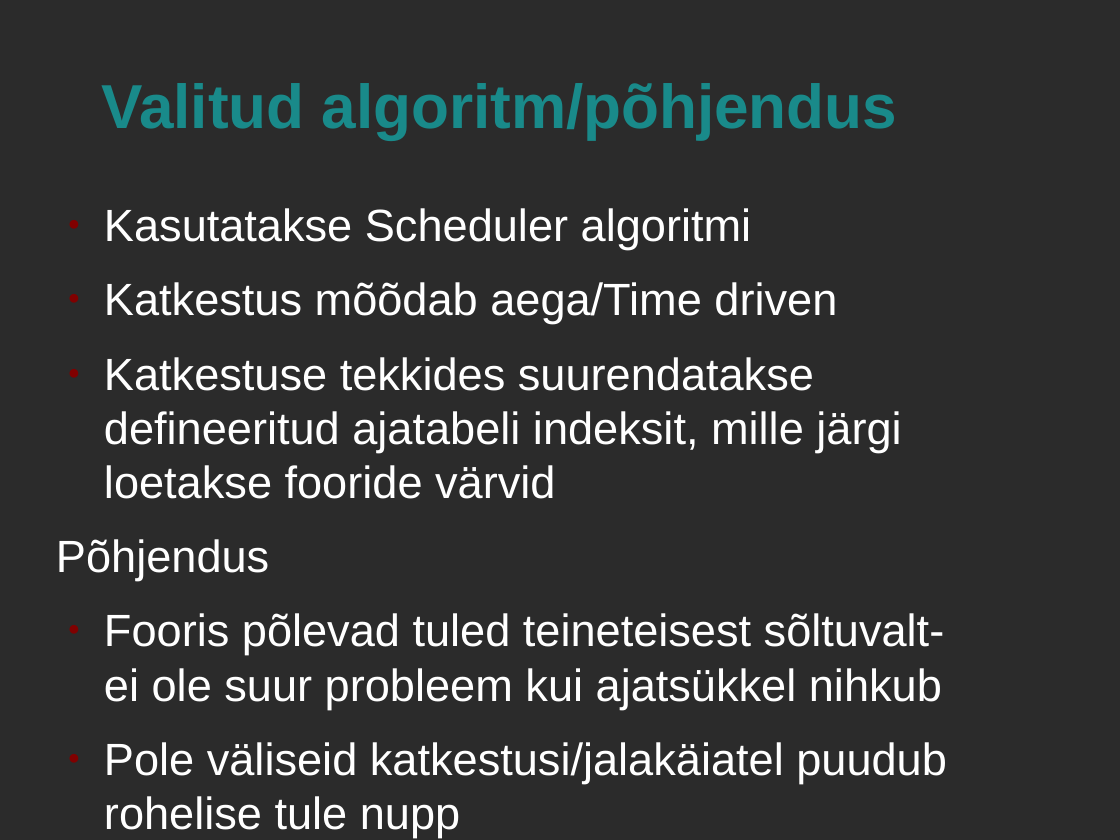
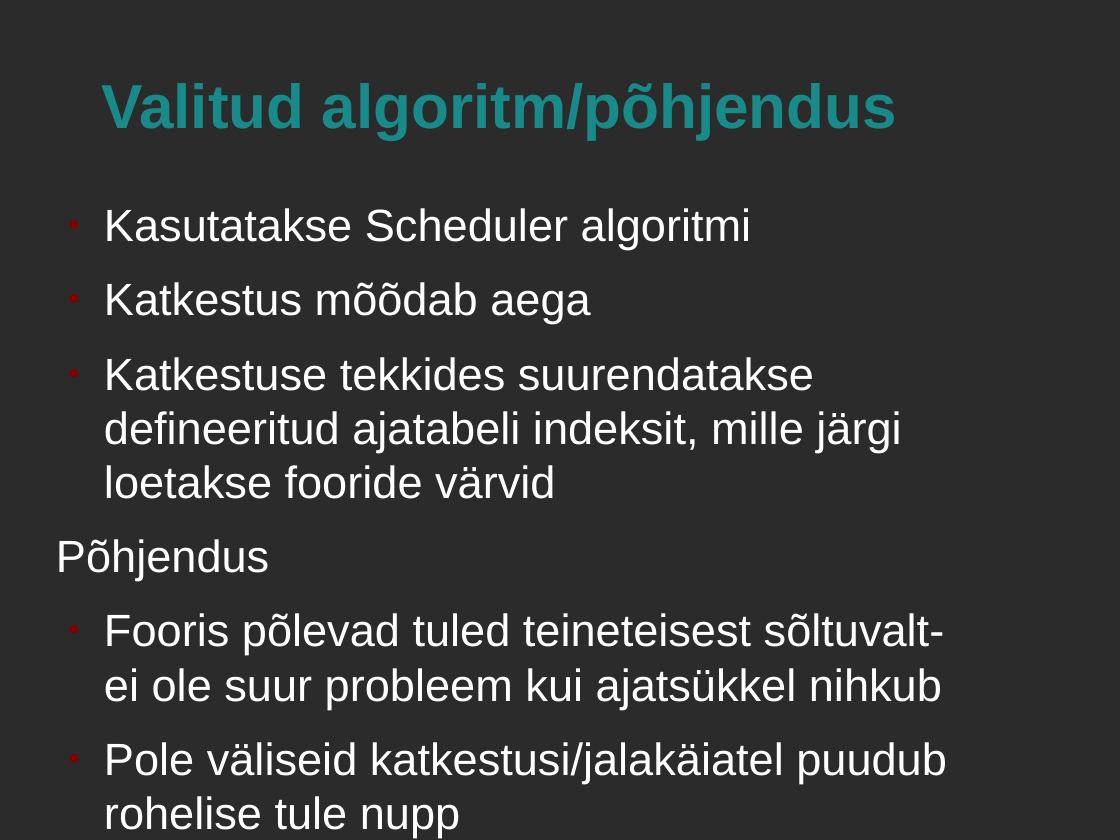
Before and after one commit to andresmets/riistvara, a slide deck: slide 7 of valgusfoor/presentatsioon.odp (slide 8 before the commit). Drawn at 1120x840 pixels with LibreOffice and Linux fonts; fonts in the diff are those of the drawing; background and template pictures are left out; a plain dark background stands for a picture behind light text. Boxes give left, top, right and bottom in pixels: in the first picture for what was removed or moved away, otherwise in the second. Text is boxed around its words. In the diff, an @@ line names an element or a change of style, - is before the commit and + after.

```diff
--- a/valgusfoor/presentatsioon.odp
+++ b/valgusfoor/presentatsioon.odp
@@ text at box(104, 282, 590, 324): text changed @@
-● Katkestus mõõdab aega/Time driven
+● Katkestus mõõdab aega
```
Also in this commit, not shown: 1 other slide changed, 1 slide added, 1 slide removed, 1 other file.
